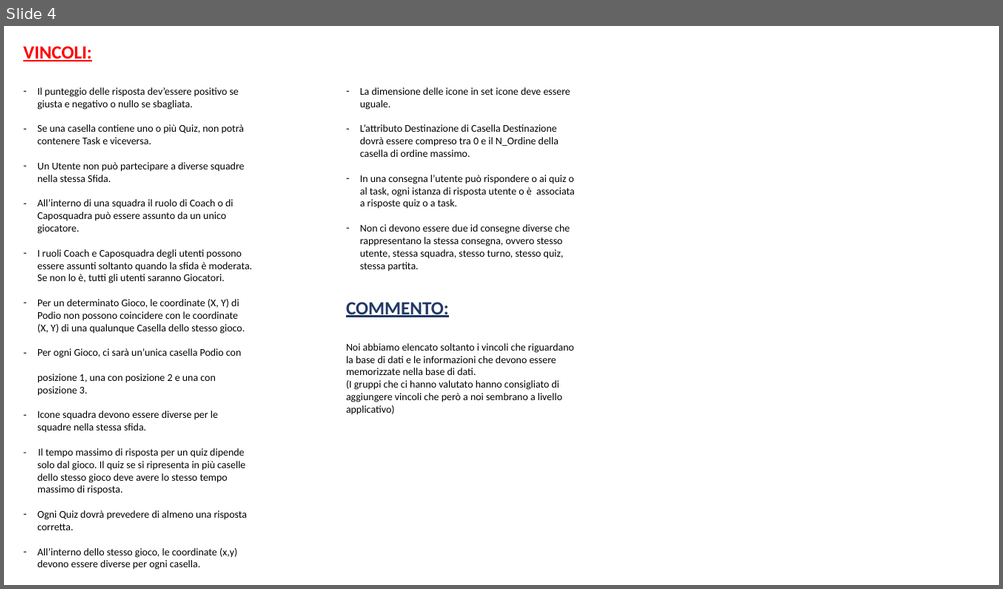
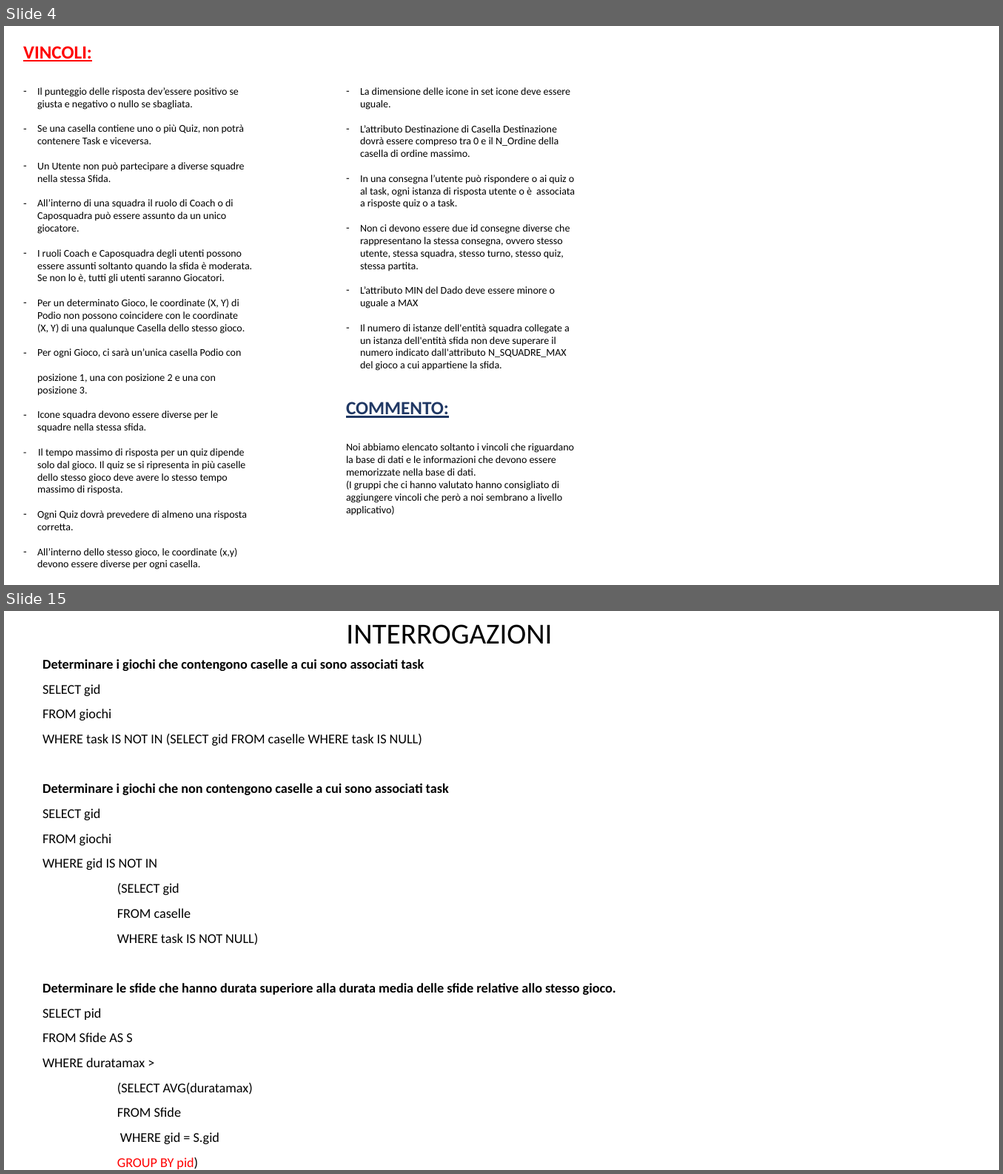
Before and after one commit to DavideGit-cs/BD_Progetto_Gruppo11, a slide deck: Vincoli_Domini_BDProgetto_finale.pptx. Shown one above the other, each under a label of ours: slide 4 before the commit, slides 4 and 15 after it; the slides between them are not shown. The pictures are 1003x589 and 1003x1174 pixels, drawn with LibreOffice and Linux fonts; fonts in the diff are those of the drawing. Boxes give left, top, right and bottom in pixels: in the first picture for what was removed or moved away, otherwise in the second. Text is boxed around its words. In the diff, an @@ line names an element or a change of style, - is before the commit and + after.

```diff
--- a/Vincoli_Domini_BDProgetto_finale.pptx
+++ b/Vincoli_Domini_BDProgetto_finale.pptx
@@ slide 15 added at (4,611,999,1170), background #FFFFFF @@
@@ text added at (346,624,552,644), 28 pt, text #000000 @@
+INTERROGAZIONI
@@ text added at (42,659,616,1170), 13 pt, text #000000 @@
+Determinare i giochi che contengono caselle a cui sono associati task
+SELECT gid
+FROM giochi
+WHERE task IS NOT IN (SELECT gid FRΟΜ caselle WHERE task IS NULL)
+Determinare i giochi che non contengono caselle a cui sono associati task
+SELECT gid
+FROM giochi
+WHERE gid IS NOT IN
+(SELECT gid
+FROM caselle
+WHERE task IS NOT NULL)
+Determinare le sfide che hanno durata superiore alla durata media delle sfide relative allo stesso gioco.
+SELECT pid
+FROM Sfide AS S
+WHERE duratamax >
+(SELECT AVG(duratamax)
+FROM Sfide
+WHERE gid = S.gid
+GROUP BY pid)
@@ slide 4 changed as well @@
@@ text at (360,286,569,371): paragraphs added @@
+– L’attributo MIN del Dado deve essere minore o uguale a MAX
+– Il numero di istanze dell'entità squadra collegate a un istanza dell'entità sfida non deve superare il numero indicato dall'attributo N_SQUADRE_MAX del gioco a cui appartiene la sfida.
@@ text "COMMENTO:": place and size @@
-text "COMMENTO:" at (346,302,574,415)
+text "COMMENTO:" at (346,402,574,516)
```
Also in this commit, not shown: 2 other slides changed, 14 other slides added, 1 slide removed, 1 other file.
